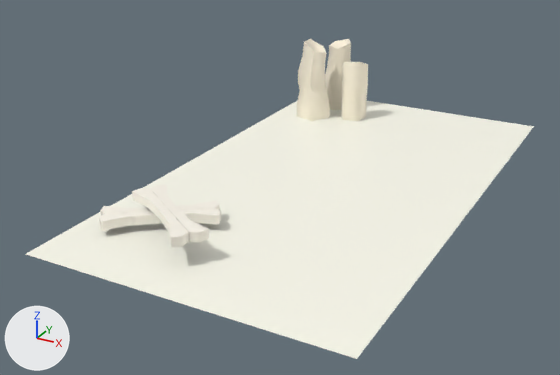
The FBX model Assets/UnityFiles/VoodooTemplate.fbx as it was, and as the next commit left it.
One viewpoint serves both versions: a 50 mm camera at (6.62, -14.16, 6.62) aimed at (-0.61, -1.01, 0.05). The lights are fixed; the arrows at lower left show +X, +Y and +Z. Where no turn or scale is listed for an object, it has been applied to the vertices.

In view in the first picture: 'BG', 'Bone_1', 'Bone_2', 'Cylinder', 'Cylinder_1', 'Cylinder_2'.
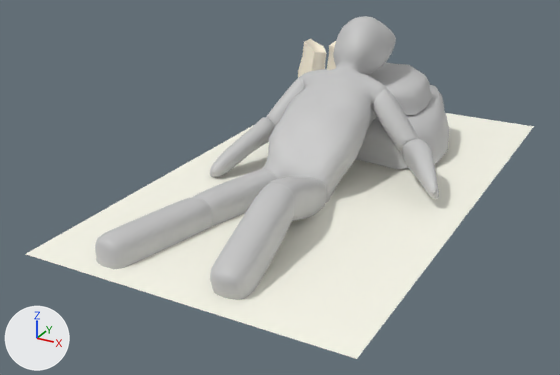
Commit message: V2 Voodoo Scene

Changed parts and their boxes (x1, y1, x2, y2) in the pictures (560 x 375 px):
'Doll_2', added
    after: (95, 16, 439, 300)
'Rock', added
    after: (355, 85, 449, 169)
'Bone_2', hidden
    before: (132, 185, 209, 247)
'Rock_1', added
    after: (368, 62, 433, 115)
'Bone_1', hidden
    before: (99, 200, 221, 231)
'Cylinder', unchanged, covered by the edit
    before: (296, 39, 330, 121)
    after: (298, 39, 327, 78)
'Cylinder_1', unchanged, covered by the edit
    before: (341, 62, 368, 121)
'Cylinder_2', unchanged, covered by the edit
    before: (325, 39, 351, 110)
    after: (327, 41, 336, 70)

Diff of the bpy script that builds the scene:
```diff
--- a/Assets/UnityFiles/VoodooTemplate.fbx.py
+++ b/Assets/UnityFiles/VoodooTemplate.fbx.py
@@ mat_bone_1 @@
+mat_bone_1 = principled_material('Bone.1')
+mat_bone_1.base_color = (0.563, 0.563, 0.563)  # light grey #c6c6c6
@@ mat_bone_2 @@
+mat_bone_2 = principled_material('Bone.2')
+mat_bone_2.base_color = (0.563, 0.563, 0.563)  # light grey #c6c6c6
@@ me_mesh_1 @@
+me_mesh_1.from_pydata(...)  # 56 vertices, 54 faces; spans x -1.09..1.12, y -1.03..1.08, z -0.13..0.65
+me_mesh_1.materials.append(mat_bone_1)  # light grey #c6c6c6
@@ me_mesh_004_1 @@
+me_mesh_004_1.from_pydata(...)  # 5890 vertices, 5886 faces; spans x -1.72..3.24, y -4.78..3.63, z -0.04..3.39
+me_mesh_004_1.materials.append(mat_bone_2)  # light grey #c6c6c6
@@ me_mesh_001_1 @@
+me_mesh_001_1.from_pydata(...)  # 56 vertices, 54 faces; spans x -1.82..1.69, y -1.71..1.83, z -0.21..1.09
+me_mesh_001_1.materials.append(mat_bone_1)  # light grey #c6c6c6
@@ ob_bone_1 @@
 ob_bone_1.location = (-1.74, -3.63, 0.24)
+ob_bone_1.hide_viewport = True
@@ ob_bone_2 @@
 ob_bone_2.location = (-1.28, -3.98, 0.52)
+ob_bone_2.hide_viewport = True
@@ ob_rock_1 @@
+ob_rock_1 = bpy.data.objects.new('Rock_1', me_mesh_1)
+ob_rock_1.location = (0.23, 2.51, 1.18)
@@ ob_doll_2 @@
+ob_doll_2 = bpy.data.objects.new('Doll_2', me_mesh_004_1)
+ob_doll_2.location = (-0.65, -0.58, -0.27)
@@ ob_rock @@
+ob_rock = bpy.data.objects.new('Rock', me_mesh_001_1)
+ob_rock.location = (0.23, 2.51, 0.22)
```
